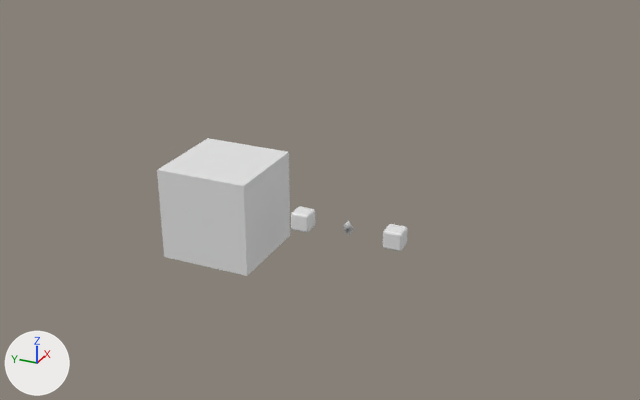
A saved change to the FBX model Assets/Meshes/Meshes.fbx.
The view is the same before and after, from a camera (50 mm lens) standing at (-7.42, -3.53, 3.96) and looking at (0.57, 0.07, -0.03). Every picture has the same lights, and +X, +Y and +Z are marked at lower left. Where no turn or scale is listed for an object, it has been applied to the vertices.

In view in the first picture: 'LetBox', 'RoadBox'.
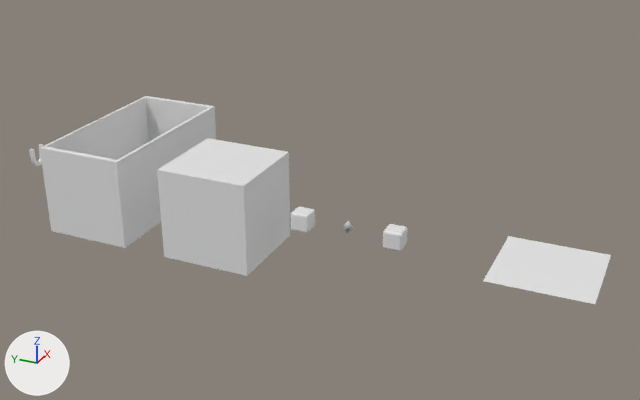
Where the newer file only moved an object's origin or applied its transform, the numbers keep the older frame.

The change, as JSON lines over the scene's bpy script:
```json
{"op": "add", "block": "me_cube_004_1", "code": ["me_cube_004_1 = bpy.data.meshes.new('Cube.004')", "me_cube_004_1.from_pydata(...)  # 488 vertices, 486 faces; spans x 0.0..0.101, y -0.02..0.02, z -0.02..0.208"]}
{"op": "add", "block": "me_cube_005", "code": ["me_cube_005 = bpy.data.meshes.new('Cube.005')", "me_cube_005.from_pydata(...)  # 16 vertices, 14 faces; spans x -0.5..1.5, y -0.5..0.5, z -0.5..0.5"]}
{"op": "add", "block": "me_cube_006_1", "code": ["me_cube_006_1 = bpy.data.meshes.new('Cube.006')", "me_cube_006_1.from_pydata(...)  # 488 vertices, 486 faces; spans x -0.101..0.0, y -0.02..0.02, z -0.02..0.208"]}
{"op": "add", "block": "me_plane", "code": ["me_plane = bpy.data.meshes.new('Plane')", "me_plane.from_pydata([(-0.49, -0.49, 0.0), (0.49, -0.49, 0.0), (-0.49, 0.49, 0.0), (0.49, 0.49, 0.0)], [], [(0, 1, 3, 2)])"]}
{"op": "add", "block": "ob_magnit", "code": ["ob_magnit = bpy.data.objects.new('Magnit', me_cube_004_1)", "ob_magnit.location = (0.094, 3.5, 0.0)"]}
{"op": "add", "block": "ob_lavabox", "code": ["ob_lavabox = bpy.data.objects.new('LavaBox', me_cube_005)", "ob_lavabox.location = (0.0, 2.4, 0.0)"]}
{"op": "add", "block": "ob_magnit_001", "code": ["ob_magnit_001 = bpy.data.objects.new('Magnit.001', me_cube_006_1)", "ob_magnit_001.location = (0.094, 3.5, 0.0)"]}
{"op": "add", "block": "ob_plane", "code": ["ob_plane = bpy.data.objects.new('Plane', me_plane)", "ob_plane.location = (0.0, -2.5, 0.0)"]}
```

Where the change shows, as pixel boxes (x1, y1, x2, y2) in the pictures (640 x 400 px):
```json
{"object": "LavaBox", "change": "added", "after": [40, 96, 216, 248]}
{"object": "Plane", "change": "added", "after": [483, 236, 611, 304]}
{"object": "Magnit.001", "change": "added", "after": [29, 148, 40, 166]}
{"object": "Magnit", "change": "added", "after": [37, 144, 44, 165]}
```
